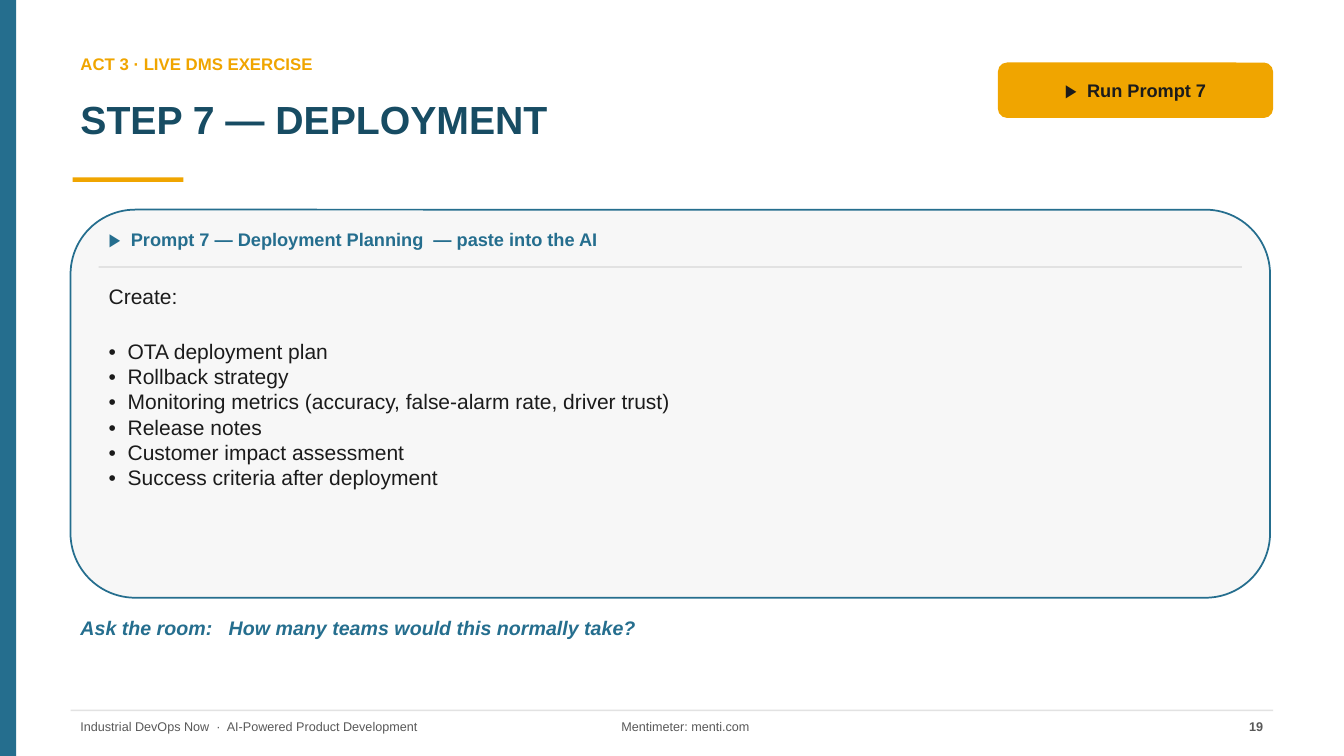
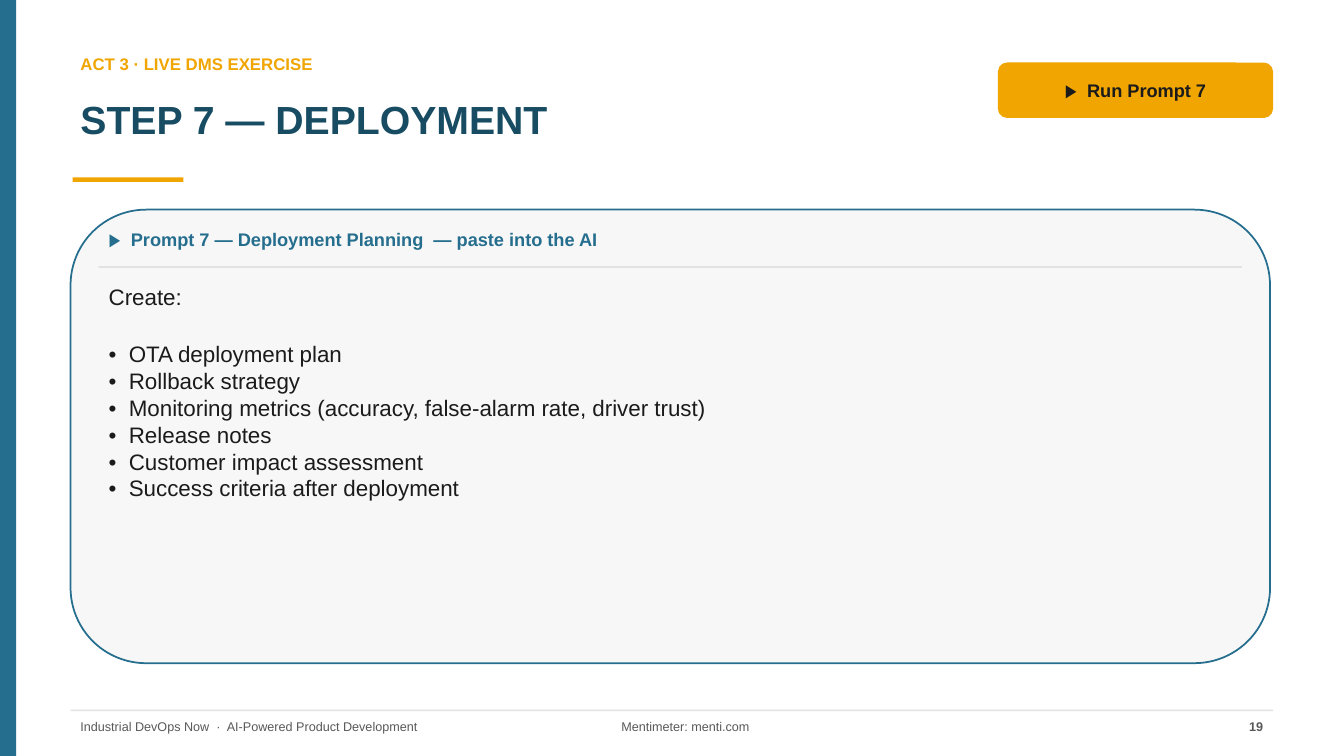
Before and after one commit to rockinryeman/SDLC-Workshop, a slide deck: slide 19 of dms-workshop/AI-Powered-Product-Development_DMS.pptx. Drawn at 1344x756 pixels with LibreOffice and Linux fonts; fonts in the diff are those of the drawing. Boxes give left, top, right and bottom in pixels: in the first picture for what was removed or moved away, otherwise in the second. Text is boxed around its words. In the diff, an @@ line names an element or a change of style, - is before the commit and + after.

```diff
--- a/dms-workshop/AI-Powered-Product-Development_DMS.pptx
+++ b/dms-workshop/AI-Powered-Product-Development_DMS.pptx
@@ rounded rectangle resized from (x1=71, y1=210, x2=1270, y2=598) to (x1=71, y1=210, x2=1270, y2=663) @@
@@ text "Create:" at (x1=109, y1=289, x2=705, y2=501): size 15 to 16 pt @@
@@ text removed at (x1=80, y1=620, x2=635, y2=639) @@
-Ask the room: How many teams would this normally take?
```
Also in this commit, not shown: 4 other slides changed, 2 other files.
